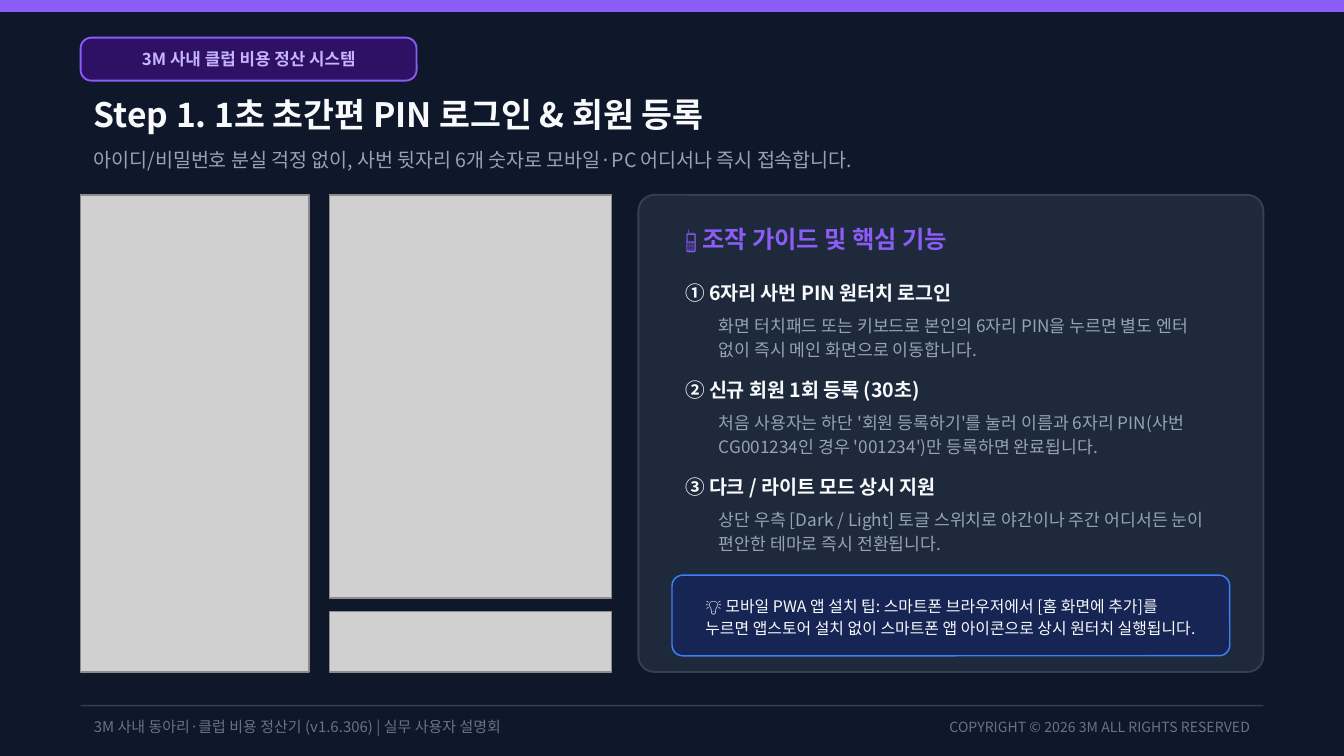
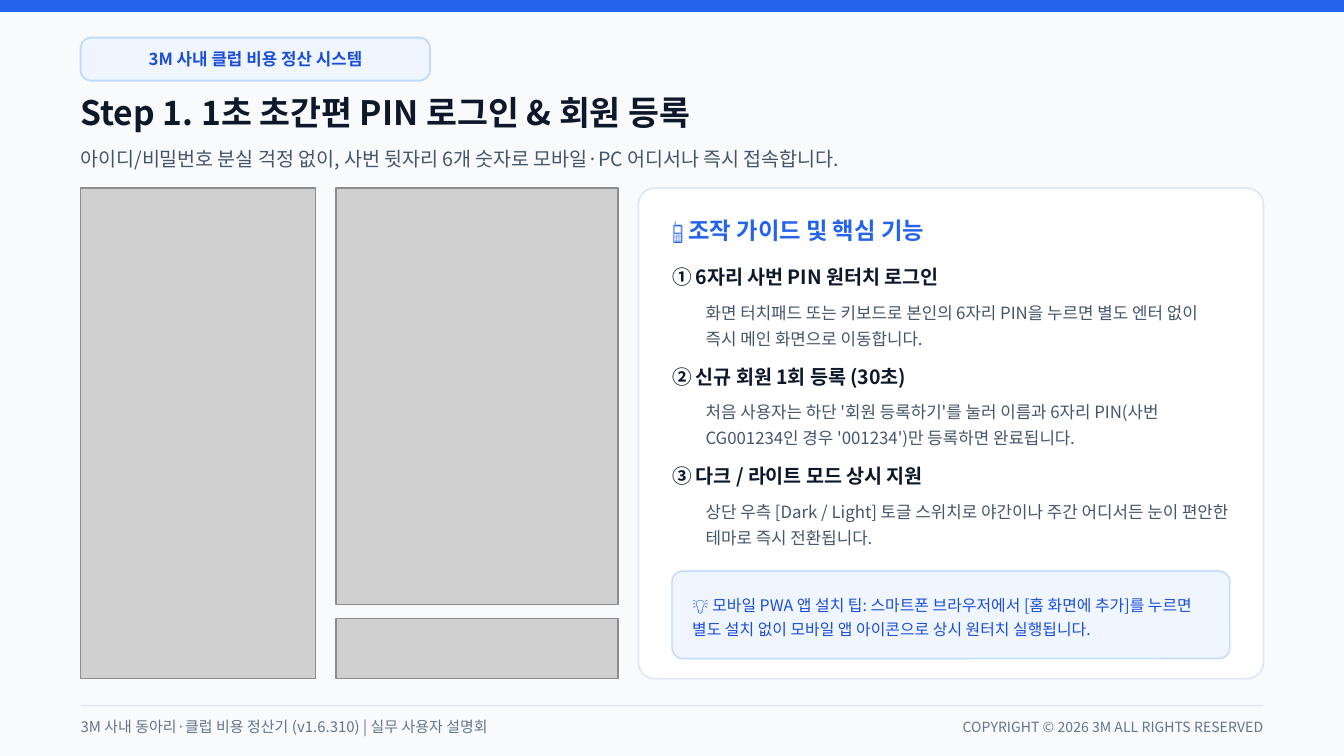
Before and after one commit to gochujangs33-dot/Club-expense, a slide deck: slide 3 of 3M_사내_클럽_비용_정산_시스템_사용_설명회.pptx. Drawn at 1344x756 pixels with LibreOffice and Linux fonts; fonts in the diff are those of the drawing; grey boxes stand for pictures. Boxes give left, top, right and bottom in pixels: in the first picture for what was removed or moved away, otherwise in the second. Text is boxed around its words. In the diff, an @@ line names an element or a change of style, - is before the commit and + after.

Commit message:
v1.6.311: 발표용 설명회 PPT 라이트 테마 전면 개편(줄간격/여백 최적화) 및 결산 보고서 소진율 퍼센트 줄바꿈 방지

```diff
--- a/3M_사내_클럽_비용_정산_시스템_사용_설명회.pptx
+++ b/3M_사내_클럽_비용_정산_시스템_사용_설명회.pptx
@@ rectangle at (0, 0, 1344, 755): fill #0F172A to #F8FAFC; outline #0F172A 1 pt to #F8FAFC 1 pt @@
@@ rectangle at (0, 0, 1344, 11): fill #8B5CF6 to #2563EB; outline #8B5CF6 1 pt to #2563EB 1 pt @@
@@ text "3M 사내 클럽 비용 정산 ..." at (149, 51, 362, 67): text colour #C4B5FD to #1D4ED8 @@
@@ rounded rectangle: place and size @@
-rounded rectangle at (81, 38, 417, 81)
+rounded rectangle at (81, 38, 430, 81)
@@ rounded rectangle at (81, 38, 430, 81): fill #2E1065 to #EFF6FF; outline #8B5CF6 1 pt to #BFDBFE 1 pt @@
@@ text "아이디/비밀번호 분실 걱정 없이, 사번 ..." at (81, 149, 839, 170): text colour #94A3B8 to #475569 @@
@@ picture: place and size @@
-picture at (81, 195, 309, 672)
+picture at (81, 188, 316, 679)
@@ picture: place and size @@
-picture at (329, 195, 612, 598)
+picture at (336, 188, 618, 605)
@@ rounded rectangle: place and size @@
-rounded rectangle at (638, 195, 1263, 672)
+rounded rectangle at (638, 188, 1263, 679)
@@ rounded rectangle at (638, 188, 1263, 679): fill #1E293B to #FFFFFF; outline #334155 1 pt to #E2E8F0 1 pt; proportions changed @@
@@ text "📱 조작 가이드 및 핵심 ...": place and size @@
-text "📱 조작 가이드 및 핵심 ..." at (702, 227, 948, 250)
+text "📱 조작 가이드 및 핵심 ..." at (688, 219, 924, 241)
@@ text "📱 조작 가이드 및 핵심 ..." at (688, 219, 924, 241): size 13 to 12.5 pt, text colour #8B5CF6 to #2563EB @@
@@ text colour #F8FAFC to #0F172A in 4 elements at (81, 97, 691, 133), (672, 466, 923, 485), (672, 367, 907, 388), (672, 267, 939, 286) @@
@@ text "① 6자리 사번 PIN 원터치 ...": place and size @@
-text "① 6자리 사번 PIN 원터치 ..." at (685, 283, 952, 302)
+text "① 6자리 사번 PIN 원터치 ..." at (672, 267, 939, 286)
@@ size 9.2 to 9 pt, text colour #94A3B8 to #475569; line spacing 13pt to 14pt in 3 elements at (706, 504, 1228, 546), (706, 404, 1158, 447), (706, 305, 1198, 347) @@
@@ text "화면 터치패드 또는 키보드로 본인의 ...": place and size @@
-text "화면 터치패드 또는 키보드로 본인의 ..." at (719, 318, 1188, 358)
+text "화면 터치패드 또는 키보드로 본인의 ..." at (706, 305, 1198, 347)
@@ 3 texts: place and size @@
-3 texts at (685, 380, 1204, 552)
+3 texts at (672, 367, 1228, 546)
@@ text "처음 사용자는 하단 '회원 등록하기'를 ...": place and size @@
-text "처음 사용자는 하단 '회원 등록하기'를 ..." at (719, 415, 1184, 456)
+text "처음 사용자는 하단 '회원 등록하기'를 ..." at (706, 404, 1158, 447)
@@ rounded rectangle: place and size @@
-rounded rectangle at (672, 575, 1230, 656)
+rounded rectangle at (672, 571, 1230, 659)
@@ rounded rectangle at (672, 571, 1230, 659): fill #172554 to #EFF6FF; outline #3B82F6 0.8 pt to #BFDBFE 0.8 pt; proportions changed @@
@@ text at (692, 597, 1192, 637): text changed; text colour #F8FAFC to #1D4ED8 @@
-💡 모바일 PWA 앱 설치 팁: 스마트폰 브라우저에서 [홈 화면에 추가]를 누르면 앱스토어 설치 없이 스마트폰 앱 아이콘으로 상시 원터치 실행됩니다.
+💡 모바일 PWA 앱 설치 팁: 스마트폰 브라우저에서 [홈 화면에 추가]를 누르면 별도 설치 없이 모바일 앱 아이콘으로 상시 원터치 실행됩니다.
@@ picture: place and size @@
-picture at (329, 612, 612, 672)
+picture at (336, 618, 618, 679)
@@ text at (81, 719, 487, 735): text changed @@
-3M 사내 동아리·클럽 비용 정산기 (v1.6.306) | 실무 사용자 설명회
+3M 사내 동아리·클럽 비용 정산기 (v1.6.310) | 실무 사용자 설명회
@@ line (81, 706) - (1263, 706): stroke #334155 0.8 pt to #E2E8F0 0.8 pt @@
@@ text "COPYRIGHT © 2026 3M ALL ...": place and size @@
-text "COPYRIGHT © 2026 3M ALL ..." at (949, 722, 1250, 732)
+text "COPYRIGHT © 2026 3M ALL ..." at (963, 721, 1263, 732)
```
Also in this commit, not shown: 11 other slides changed, 17 other files.
